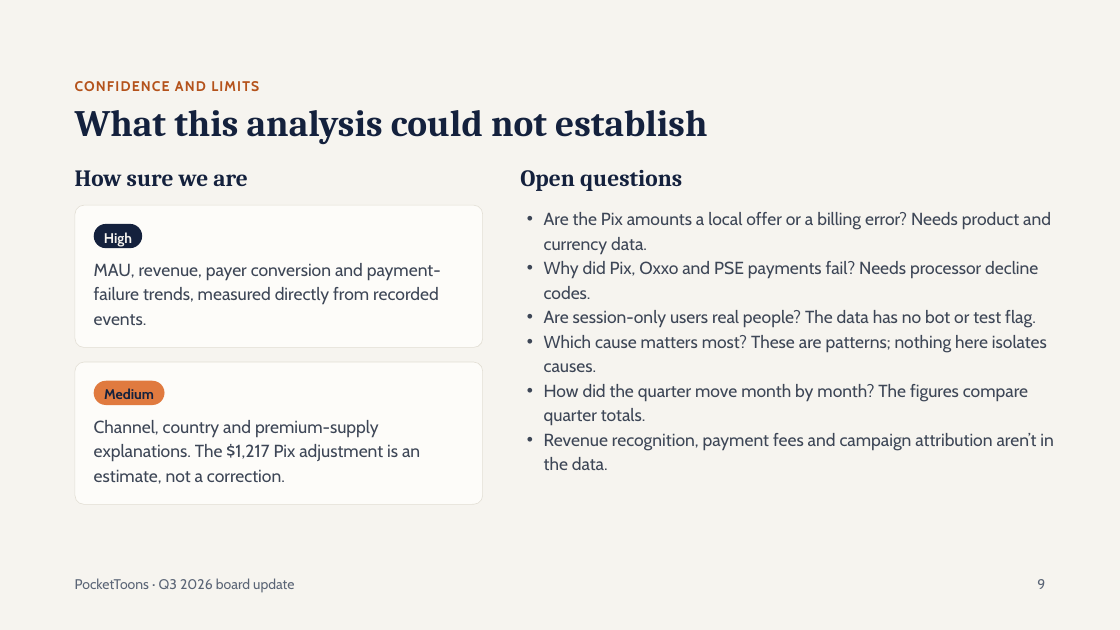
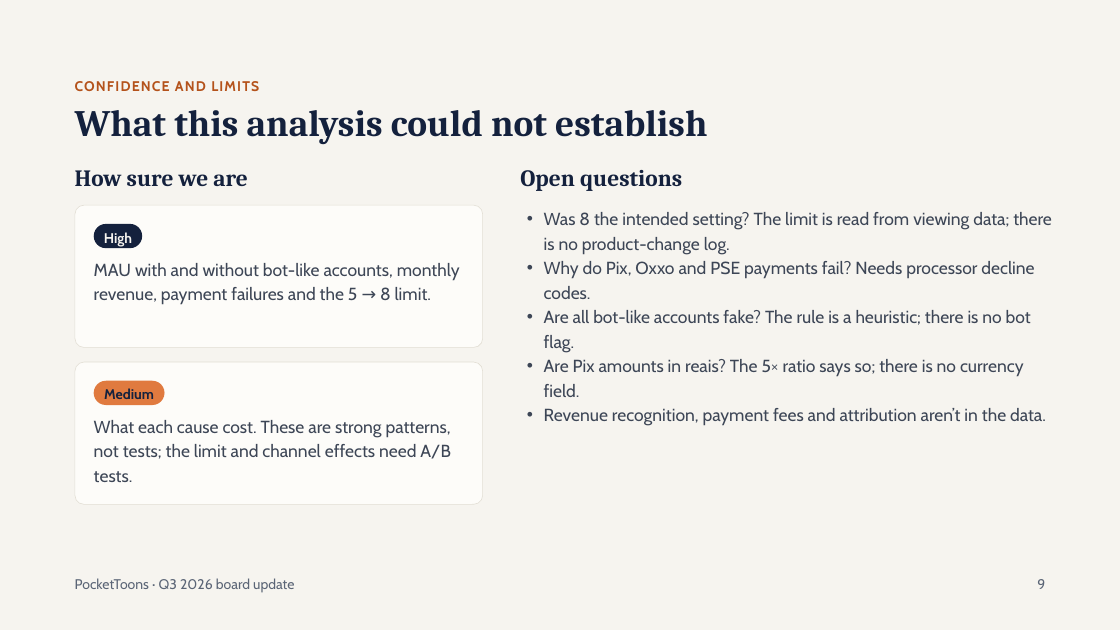
Before and after one commit to Anshi0202/pockettoons-analyst, a slide deck: slide 9 of investigation/board_deck.pptx. Drawn at 1120x630 pixels with LibreOffice and Linux fonts; fonts in the diff are those of the drawing. Boxes give left, top, right and bottom in pixels: in the first picture for what was removed or moved away, otherwise in the second. Text is boxed around its words. In the diff, an @@ line names an element or a change of style, - is before the commit and + after.

```diff
--- a/investigation/board_deck.pptx
+++ b/investigation/board_deck.pptx
@@ text at <box>544,212,1052,426</box>: text changed @@
-• Are the Pix amounts a local offer or a billing error? Needs product and currency data.
-• Why did Pix, Oxxo and PSE payments fail? Needs processor decline codes.
-• Are session-only users real people? The data has no bot or test flag.
-• Which cause matters most? These are patterns; nothing here isolates causes.
-• How did the quarter move month by month? The figures compare quarter totals.
-• Revenue recognition, payment fees and campaign attribution aren’t in the data.
+• Was 8 the intended setting? The limit is read from viewing data; there is no product-change log.
+• Why do Pix, Oxxo and PSE payments fail? Needs processor decline codes.
+• Are all bot-like accounts fake? The rule is a heuristic; there is no bot flag.
+• Are Pix amounts in reais? The 5× ratio says so; there is no currency field.
+• Revenue recognition, payment fees and attribution aren’t in the data.
@@ text at <box>94,263,460,305</box>: text changed @@
-MAU, revenue, payer conversion and payment-failure trends, measured directly from recorded events.
+MAU with and without bot-like accounts, monthly revenue, payment failures and the 5 → 8 limit.
@@ text at <box>94,420,451,482</box>: text changed @@
-Channel, country and premium-supply explanations. The $1,217 Pix adjustment is an estimate, not a correction.
+What each cause cost. These are strong patterns, not tests; the limit and channel effects need A/B tests.
```
Also in this commit, not shown: 4 other slides changed, 5 slides added, 5 slides removed.
